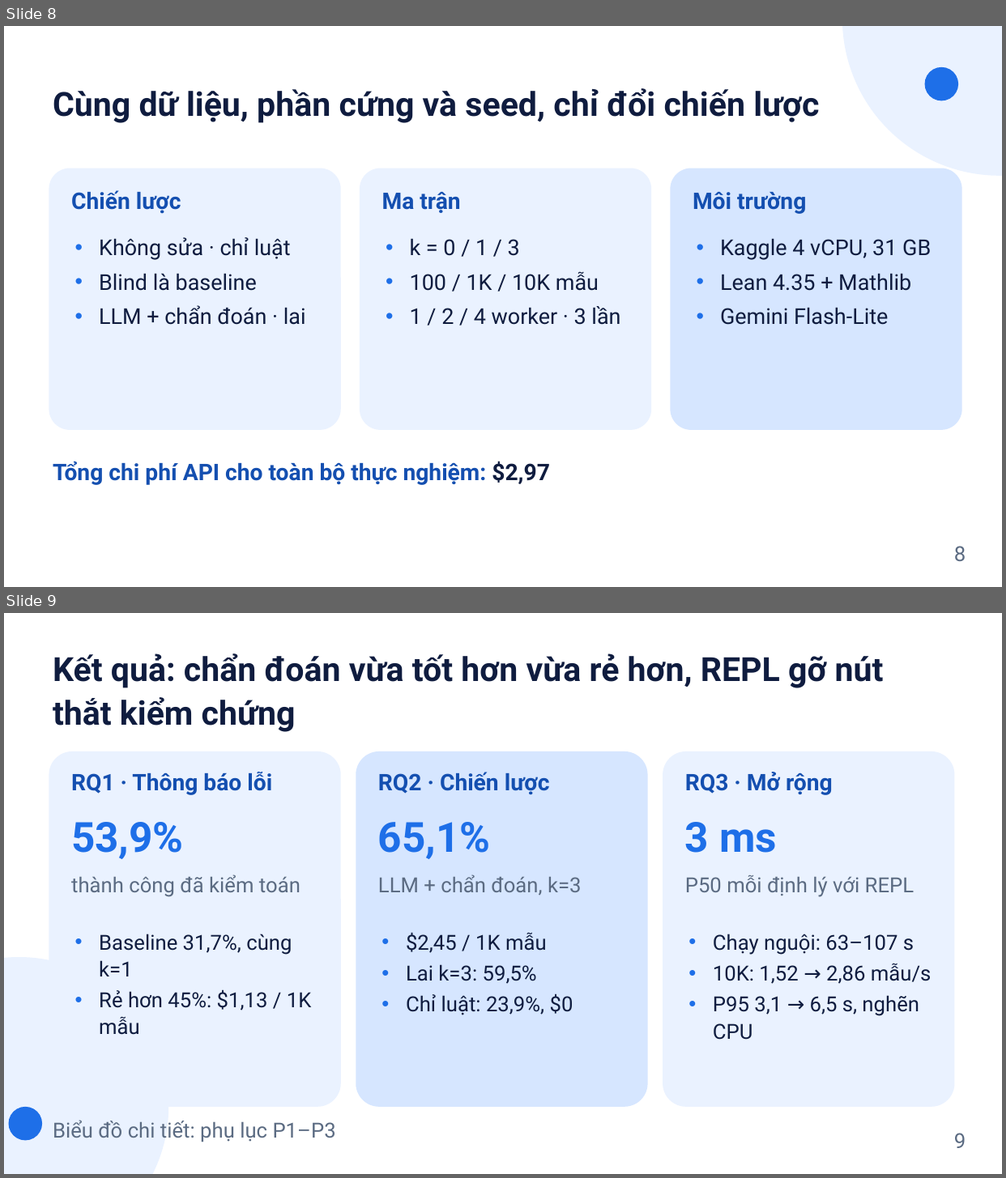
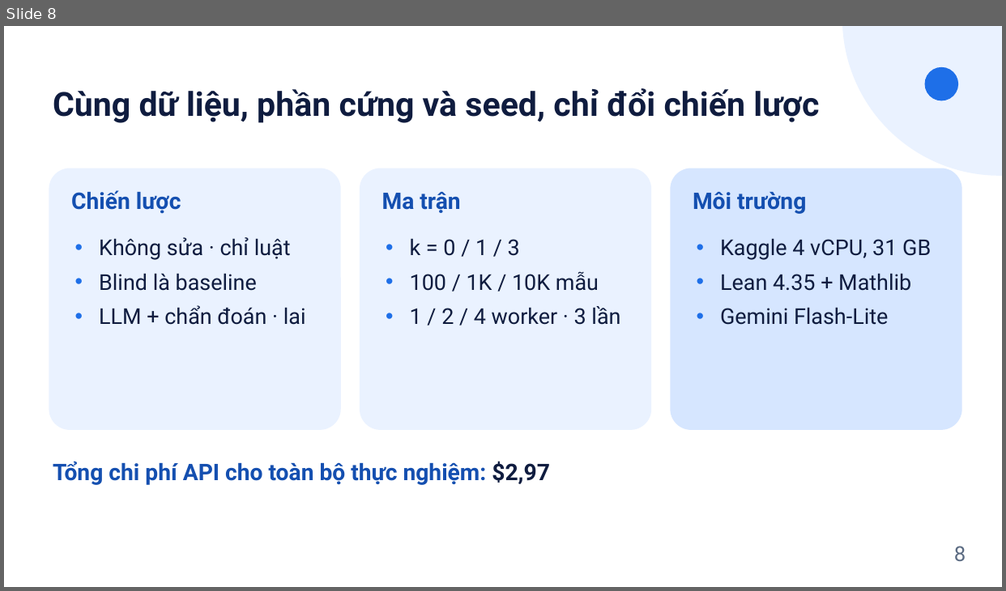
Before and after one commit to tamdv/ai4math-verifier-guided-repair, a slide deck: slides/Slides_Nhom6_VerifierRepair.pptx. Shown one above the other, each under a label of ours: slides 8 and 9 before the commit, slide 8 after it. The pictures are 1006x1178 and 1006x591 pixels, drawn with LibreOffice and Linux fonts; fonts in the diff are those of the drawing. Boxes give left, top, right and bottom in pixels: in the first picture for what was removed or moved away, otherwise in the second. Text is boxed around its words. In the diff, an @@ line names an element or a change of style, - is before the commit and + after.

```diff
--- a/slides/Slides_Nhom6_VerifierRepair.pptx
+++ b/slides/Slides_Nhom6_VerifierRepair.pptx
@@ slide 9 removed at (x1=4, y1=613, x2=1002, y2=1174), background #FFFFFF @@
@@ text removed at (x1=53, y1=653, x2=884, y2=732) @@
-Kết quả: chẩn đoán vừa tốt hơn vừa rẻ hơn, REPL gỡ nút thắt kiểm chứng
@@ rounded rectangle removed at (x1=49, y1=752, x2=341, y2=1107) @@
@@ rounded rectangle removed at (x1=356, y1=752, x2=648, y2=1107) @@
@@ rounded rectangle removed at (x1=663, y1=752, x2=955, y2=1107) @@
@@ text removed at (x1=71, y1=772, x2=272, y2=795) @@
-RQ1 · Thông báo lỗi
@@ text removed at (x1=378, y1=772, x2=550, y2=795) @@
-RQ2 · Chiến lược
@@ text removed at (x1=685, y1=772, x2=833, y2=795) @@
-RQ3 · Mở rộng
@@ text removed at (x1=71, y1=822, x2=184, y2=859) @@
-53,9%
@@ text removed at (x1=378, y1=822, x2=491, y2=859) @@
-65,1%
@@ text removed at (x1=685, y1=822, x2=777, y2=853) @@
-3 ms
@@ text removed at (x1=71, y1=875, x2=300, y2=897) @@
-thành công đã kiểm toán
@@ text removed at (x1=378, y1=875, x2=582, y2=895) @@
-LLM + chẩn đoán, k=3
@@ text removed at (x1=685, y1=875, x2=914, y2=897) @@
-P50 mỗi định lý với REPL
@@ text removed at (x1=99, y1=934, x2=312, y2=1035) @@
-• Baseline 31,7%, cùng k=1
-• Rẻ hơn 45%: $1,13 / 1K mẫu
@@ text removed at (x1=406, y1=932, x2=573, y2=1016) @@
-• $2,45 / 1K mẫu
-• Lai k=3: 59,5%
-• Chỉ luật: 23,9%, $0
@@ text removed at (x1=713, y1=934, x2=931, y2=1040) @@
-• Chạy nguội: 63–107 s
-• 10K: 1,52 → 2,86 mẫu/s
-• P95 3,1 → 6,5 s, nghẽn CPU
@@ ellipse removed at (x1=4, y1=957, x2=168, y2=1174) @@
@@ ellipse removed at (x1=9, y1=1107, x2=42, y2=1141) @@
@@ text removed at (x1=53, y1=1120, x2=336, y2=1142) @@
-Biểu đồ chi tiết: phụ lục P1–P3
@@ text removed at (x1=954, y1=1133, x2=965, y2=1148) @@
-9
```
Also in this commit, not shown: 5 slides changed, 4 slides added, 2 other slides removed, 11 other files.
